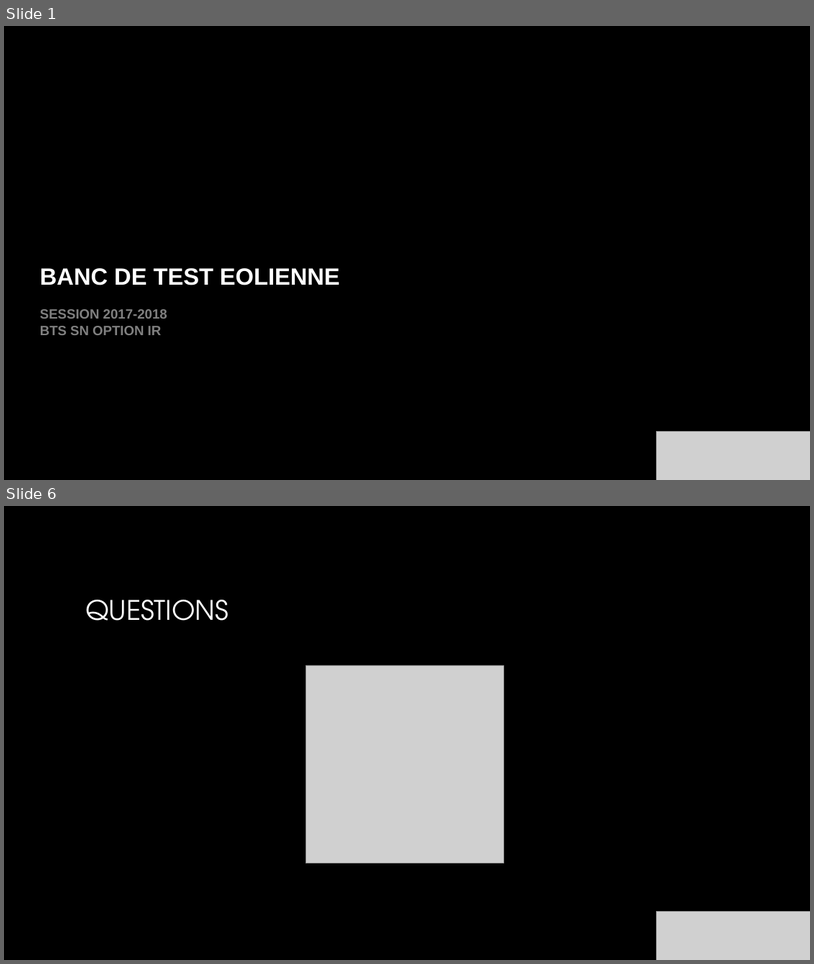
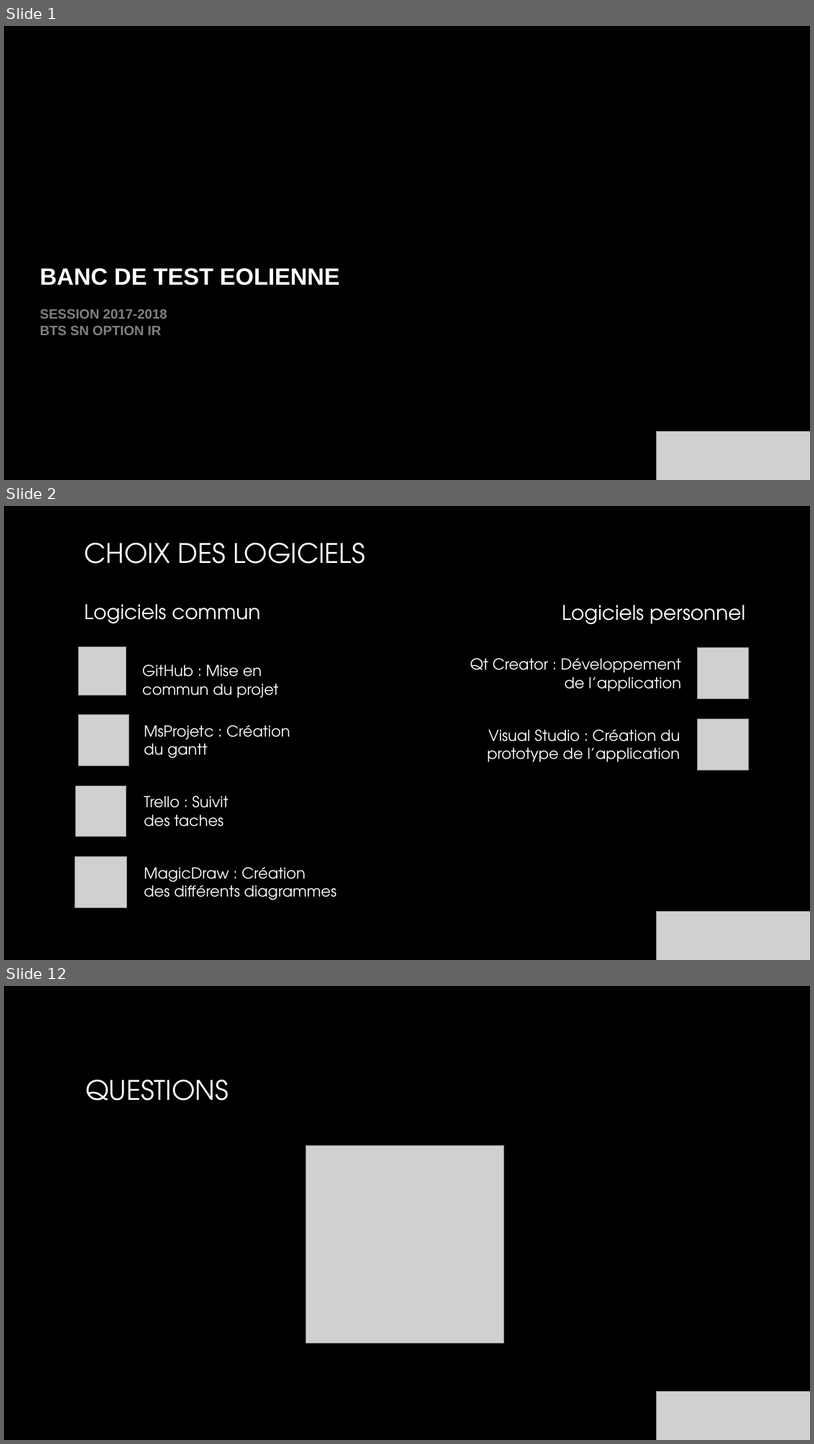
Before and after one commit to Izakun/banc_de_test_eolienne, a slide deck: 05_revue_de_projet/revues/revue_02/alan_carrer/diaporama.pptx. Shown one above the other, each under a label of ours: slides 1 and 6 before the commit, slides 1, 2 and 12 after it; the slides between them are not shown. The pictures are 814x964 and 814x1444 pixels, drawn with LibreOffice and Linux fonts; fonts in the diff are those of the drawing; grey boxes stand for pictures; background and template pictures are left out. Boxes give left, top, right and bottom in pixels: in the first picture for what was removed or moved away, otherwise in the second. Text is boxed around its words. In the diff, an @@ line names an element or a change of style, - is before the commit and + after.

Commit message:
revue2
Revue de projet 2 personnel

```diff
--- a/05_revue_de_projet/revues/revue_02/alan_carrer/diaporama.pptx
+++ b/05_revue_de_projet/revues/revue_02/alan_carrer/diaporama.pptx
@@ slide 2 added at [4, 506, 810, 960], background picture (left out) @@
@@ title added at [85, 543, 365, 564], 32 pt, text gradient #FFFFFF to #A6A6A6 @@
+CHOIX DES LOGICIELS
@@ text added at [84, 604, 260, 623], 24 pt, text #FFFFFF @@
+Logiciels commun
@@ text added at [562, 605, 746, 624], 24 pt, text #FFFFFF @@
+Logiciels personnel
@@ picture added at [78, 647, 126, 695] @@
@@ picture added at [698, 648, 748, 698] @@
@@ text added at [142, 664, 278, 698], 18 pt, text #FFFFFF @@
+GitHub : Mise en
+commun du projet
@@ text added at [471, 658, 682, 691], 18 pt, text #FFFFFF @@
+Qt Creator : Développement
+de l’application
@@ picture added at [78, 715, 129, 765] @@
@@ picture added at [698, 719, 748, 770] @@
@@ text added at [144, 725, 291, 758], 18 pt, text #FFFFFF @@
+MsProjetc : Création
+du gantt
@@ text added at [487, 729, 681, 762], 18 pt, text #FFFFFF @@
+Visual Studio : Création du
+prototype de l’application
@@ picture added at [75, 785, 126, 836] @@
@@ text added at [144, 795, 228, 826], 18 pt, text #FFFFFF @@
+Trello : Suivit
+des taches
@@ picture added at [75, 856, 127, 908] @@
@@ text added at [144, 867, 337, 900], 18 pt, text #FFFFFF @@
+MagicDraw : Création
+des différents diagrammes
@@ picture added at [657, 911, 810, 960] @@
@@ what was slide 6 is now slide 12 @@
```
Also in this commit, not shown: 9 other slides added, 4 slides removed, 1 other file.
